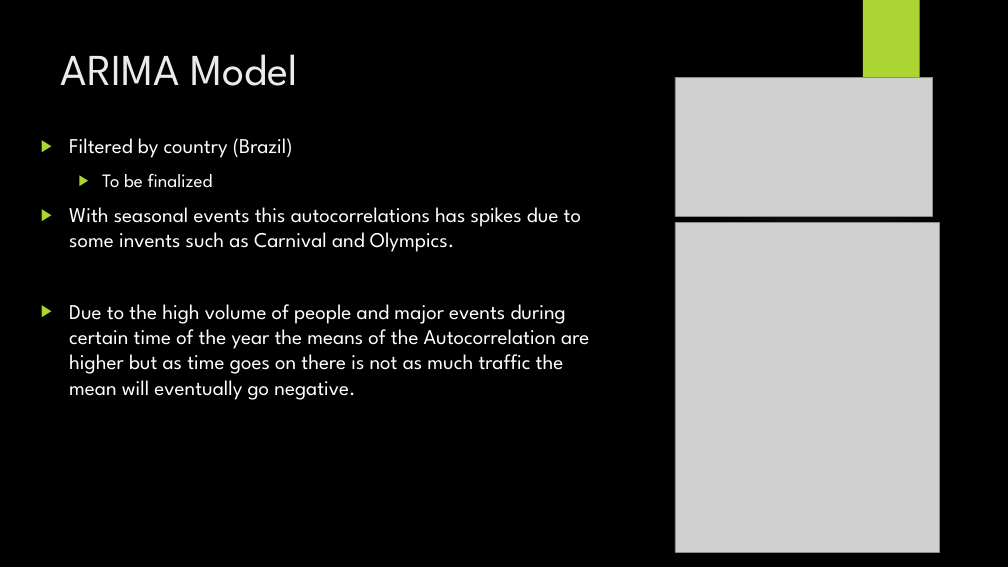
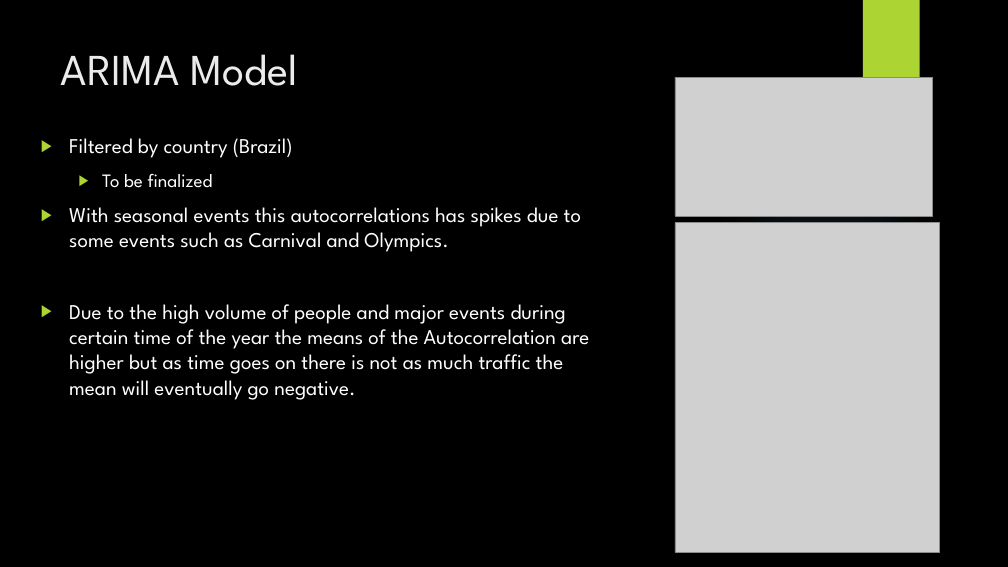
Before and after one commit to johnmyronmillar/HotelPricePredictor, a slide deck: slide 11 of Project_Presentation.pptx. Drawn at 1008x567 pixels with LibreOffice and Linux fonts; fonts in the diff are those of the drawing; grey boxes stand for pictures; background and template pictures are left out. Boxes give left, top, right and bottom in pixels: in the first picture for what was removed or moved away, otherwise in the second. Text is boxed around its words. In the diff, an @@ line names an element or a change of style, - is before the commit and + after.

```diff
--- a/Project_Presentation.pptx
+++ b/Project_Presentation.pptx
@@ text at bbox=[69, 207, 581, 252]: text changed @@
-▶ With seasonal events this autocorrelations has spikes due to some invents such as Carnival and Olympics.
+▶ With seasonal events this autocorrelations has spikes due to some events such as Carnival and Olympics.
```
Also in this commit, not shown: 6 other slides changed.
